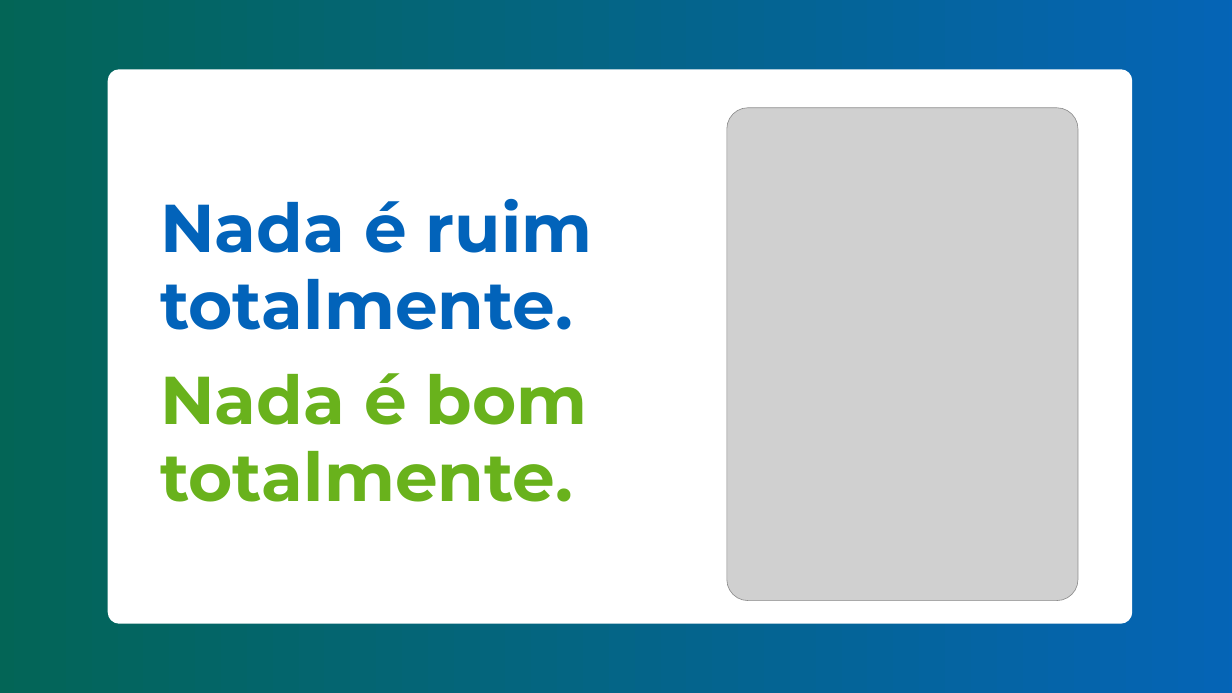
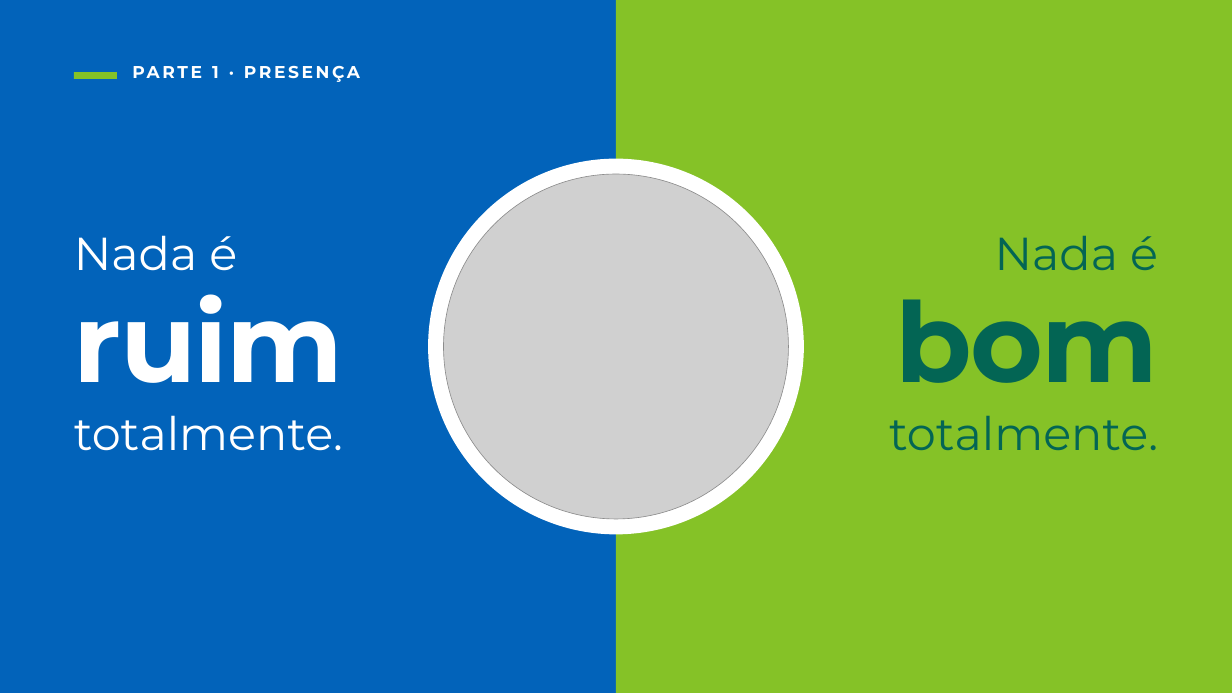
Before and after one commit to freelasrabbit-sys/logo, a slide deck: slide 6 of apresentacoes/aula-2/aula-2-integra.pptx. Drawn at 1232x693 pixels with LibreOffice and Linux fonts; fonts in the diff are those of the drawing; grey boxes stand for pictures; background and template pictures are left out. Boxes give left, top, right and bottom in pixels: in the first picture for what was removed or moved away, otherwise in the second. Text is boxed around its words. In the diff, an @@ line names an element or a change of style, - is before the commit and + after.

```diff
--- a/apresentacoes/aula-2/aula-2-integra.pptx
+++ b/apresentacoes/aula-2/aula-2-integra.pptx
@@ freeform shape removed at bbox=[0, 0, 1232, 693] @@
@@ rectangle added at bbox=[0, 0, 1232, 693], fill #0263BA @@
@@ rectangle added at bbox=[616, 0, 1232, 693], fill #85C227 @@
@@ rectangle added at bbox=[74, 72, 117, 79], fill #85C227 @@
@@ freeform shape removed at bbox=[108, 69, 1132, 623] @@
@@ text added at bbox=[212, 66, 219, 78], 20 pt, text #FFFFFF, bold @@
+PARTE 1 · PRESENÇA
@@ ellipse added at bbox=[428, 159, 804, 535], fill #FFFFFF @@
@@ picture: place and size @@
-picture at bbox=[727, 108, 1078, 601]
+picture at bbox=[444, 174, 788, 519]
@@ text "Nada é": place and size @@
-text "Nada é" at bbox=[160, 199, 593, 502]
+text "Nada é" at bbox=[889, 236, 1158, 450]
@@ text added at bbox=[74, 235, 343, 451], 54 pt, text #FFFFFF @@
+Nada é
+ruim
+totalmente.
@@ text at bbox=[895, 236, 1158, 383]: text changed; size 79 to 54 pt; text colour #0263BA to #036554; bold off @@
-Nada é ruim
+Nada é
+bom
@@ text at bbox=[160, 373, 588, 502]: paragraphs removed @@
-Nada é bom
-totalmente.
@@ text at bbox=[889, 416, 1158, 450]: size 79 to 54 pt, text colour #0263BA to #036554, bold off in "totalmente."; alignment left to right @@
@@ picture removed at bbox=[0, 459, 256, 693] @@
```
Also in this commit, not shown: 23 other slides changed, 1 slide added, 1 slide removed, 1 other file.
